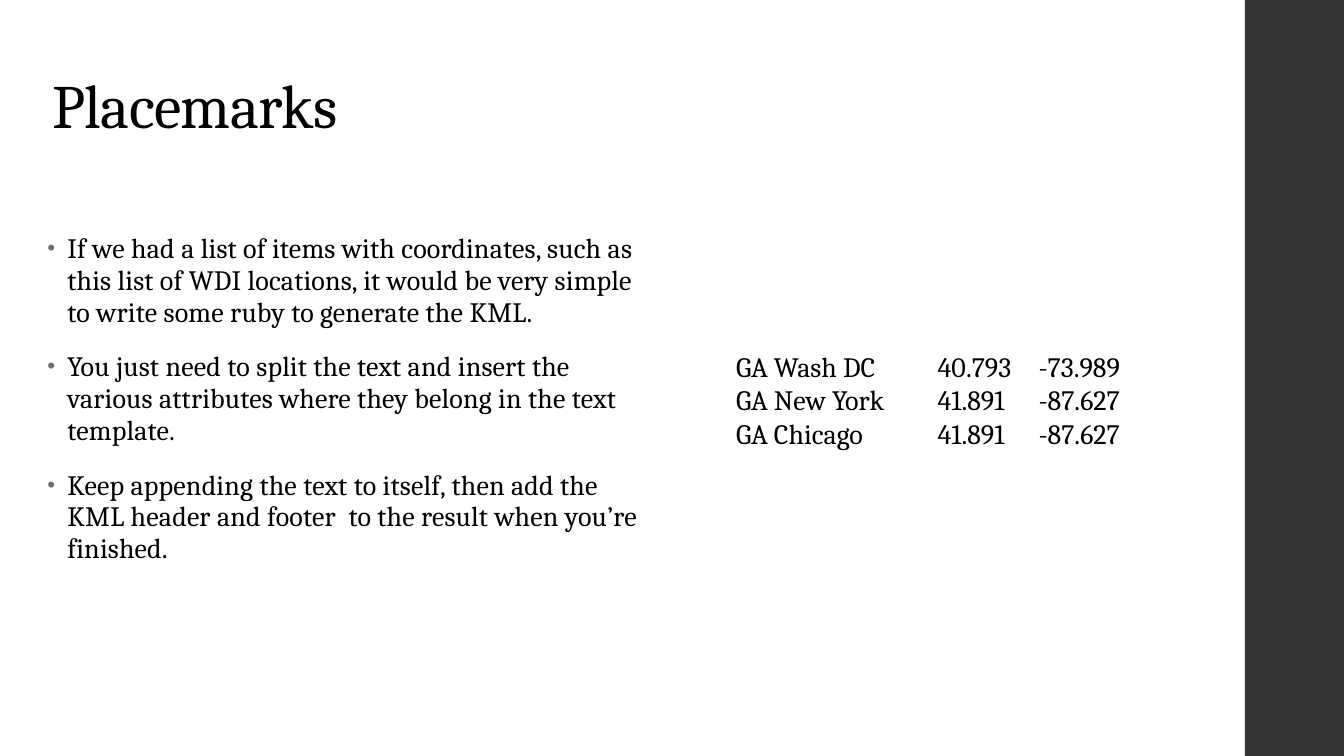
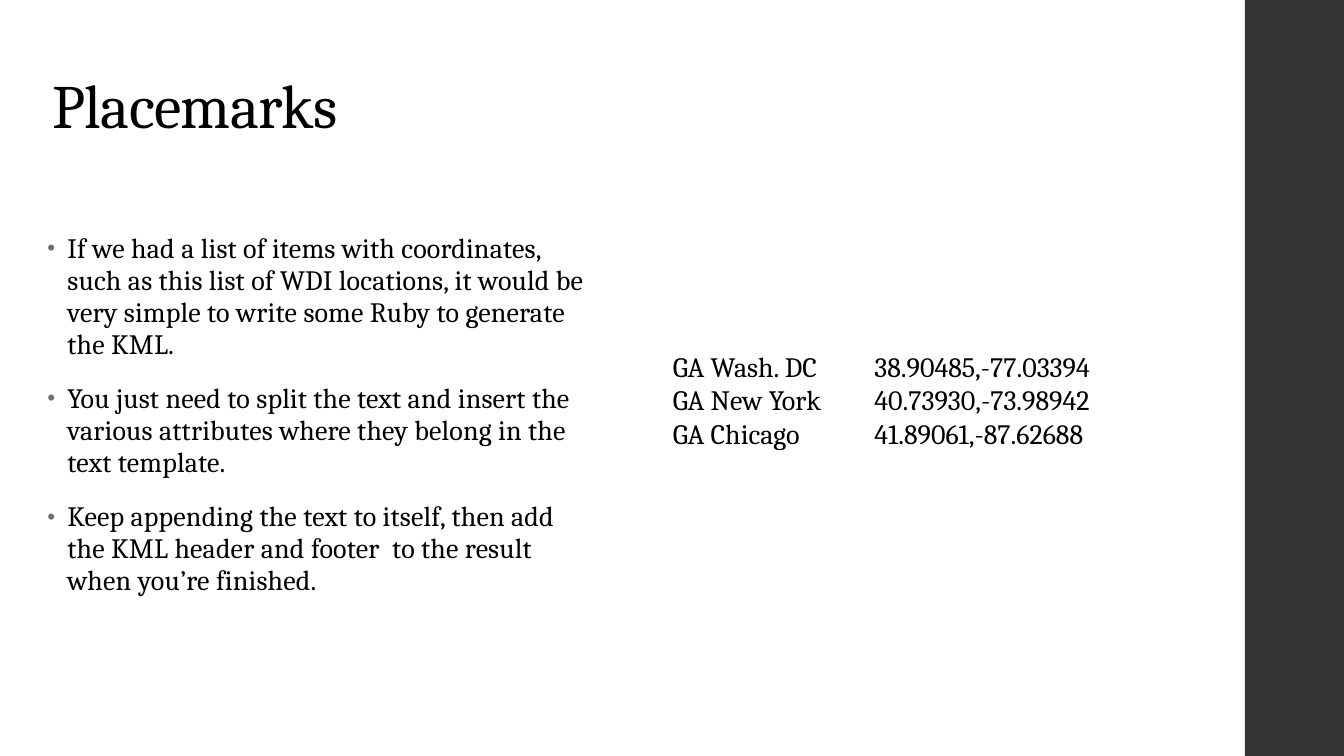
Before and after one commit to nbumbarger/everything_conf, a slide deck: slide 5 of spatial_data_production.pptx. Drawn at 1344x756 pixels with LibreOffice and Linux fonts; fonts in the diff are those of the drawing. Boxes give left, top, right and bottom in pixels: in the first picture for what was removed or moved away, otherwise in the second. Text is boxed around its words. In the diff, an @@ line names an element or a change of style, - is before the commit and + after.

Commit message:
Finished presentation, tested code snippets and fixed typos

```diff
--- a/spatial_data_production.pptx
+++ b/spatial_data_production.pptx
@@ text at [67,238,583,355]: text changed @@
-• If we had a list of items with coordinates, such as this list of WDI locations, it would be very simple to write some ruby to generate the KML.
+• If we had a list of items with coordinates, such as this list of WDI locations, it would be very simple to write some Ruby to generate the KML.
@@ text at [673,357,1089,448]: text changed @@
-GA Wash DC 40.793 -73.989
-GA New York 41.891 -87.627
-GA Chicago 41.891 -87.627
+GA Wash. DC 38.90485,-77.03394
+GA New York 40.73930,-73.98942
+GA Chicago 41.89061,-87.62688
```
Also in this commit, not shown: 10 other slides changed, 4 other files.
